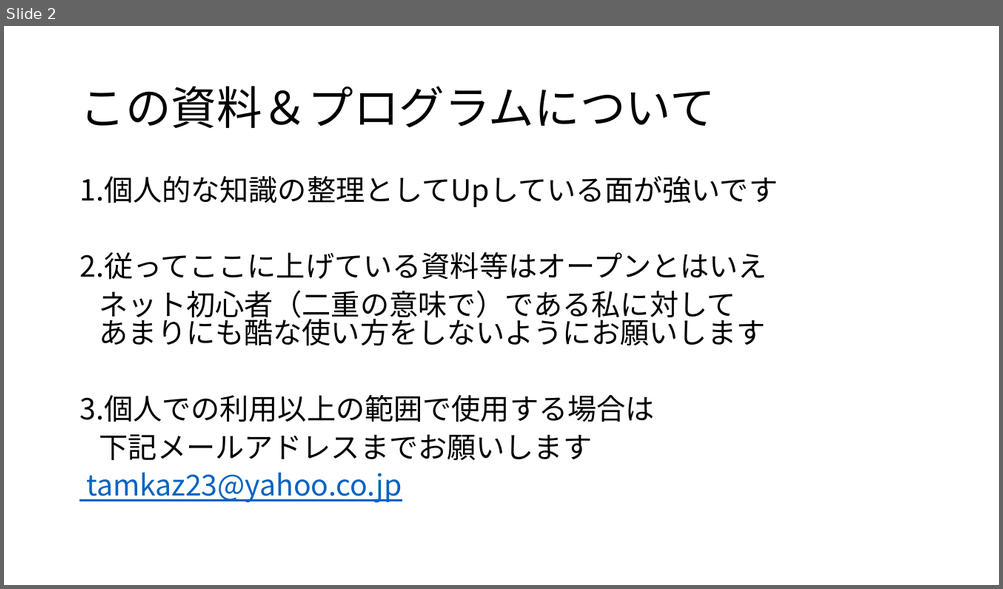
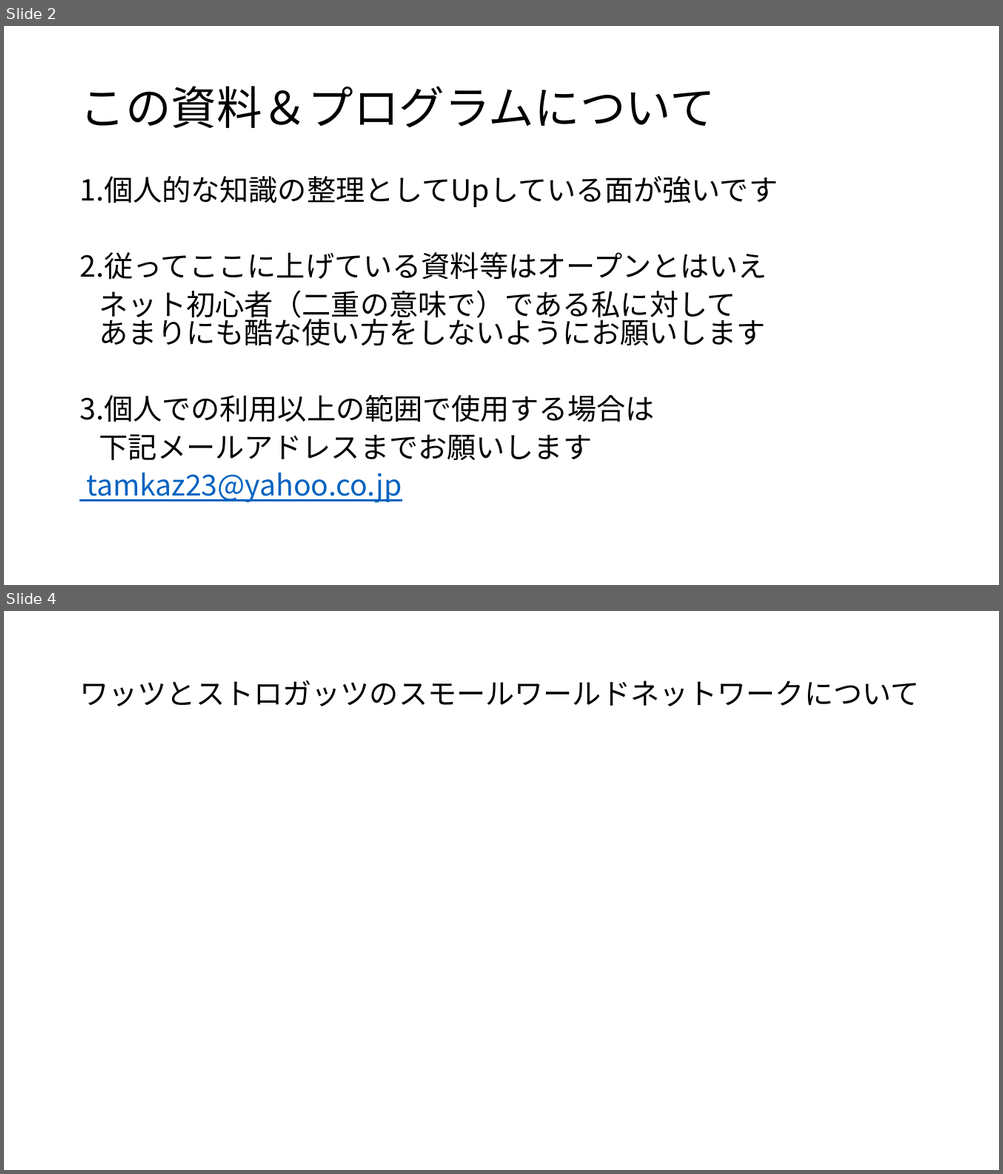
Before and after one commit to ShizuokaUnivMlab/NetPractice, a slide deck: ネットワークの練習(田村和広).pptx. Shown one above the other, each under a label of ours: slide 2 before the commit, slides 2 and 4 after it; the slides between them are not shown. The pictures are 1003x589 and 1003x1174 pixels, drawn with LibreOffice and Linux fonts; fonts in the diff are those of the drawing. Boxes give left, top, right and bottom in pixels: in the first picture for what was removed or moved away, otherwise in the second. Text is boxed around its words. In the diff, an @@ line names an element or a change of style, - is before the commit and + after.

Commit message:
テスト

```diff
--- a/ネットワークの練習(田村和広).pptx
+++ b/ネットワークの練習(田村和広).pptx
@@ slide 4 added at (4,611,999,1170), background #FFFFFF @@
@@ title added at (79,681,919,706), 28 pt, text #000000 @@
+ワッツとストロガッツのスモールワールドネットワークについて
```
Also in this commit, not shown: 1 slide changed, 1 other file.
